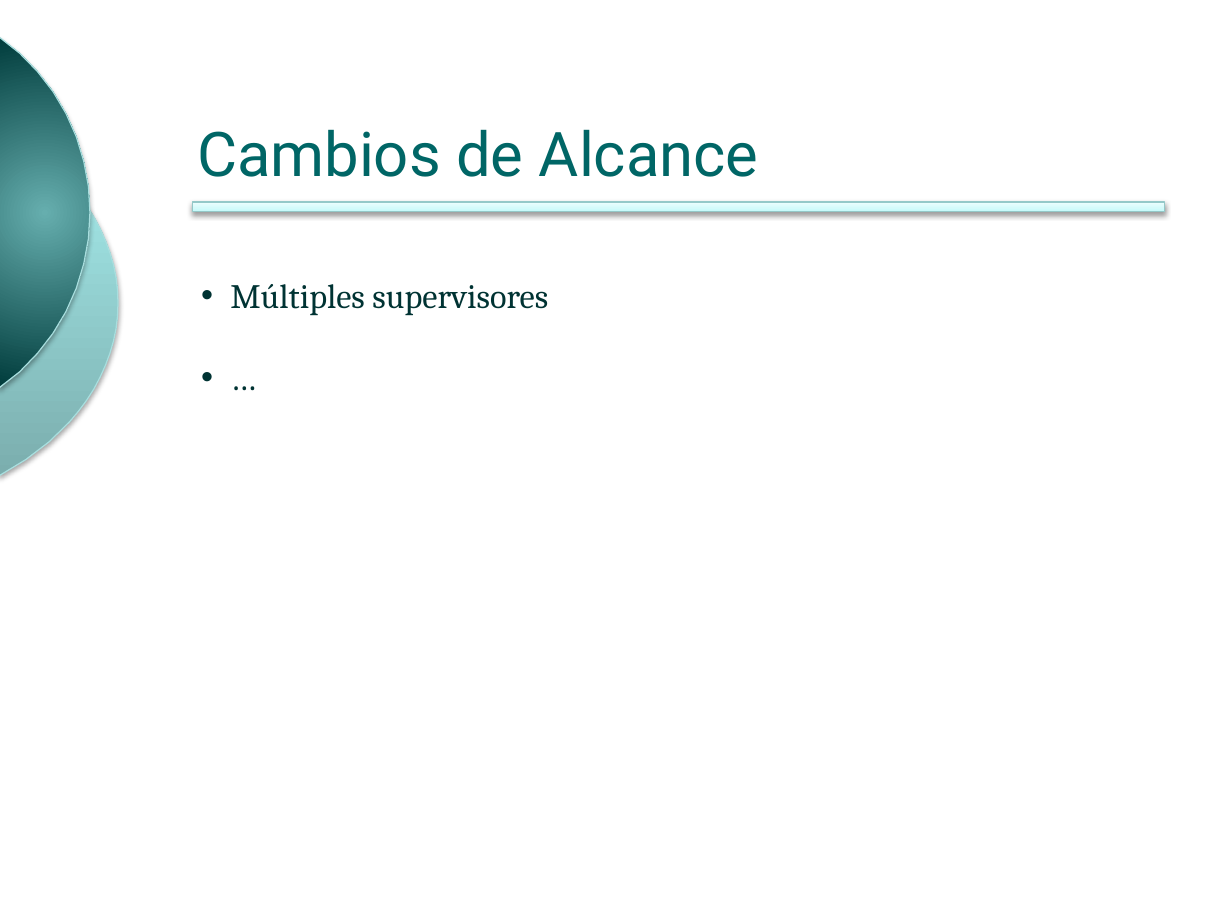
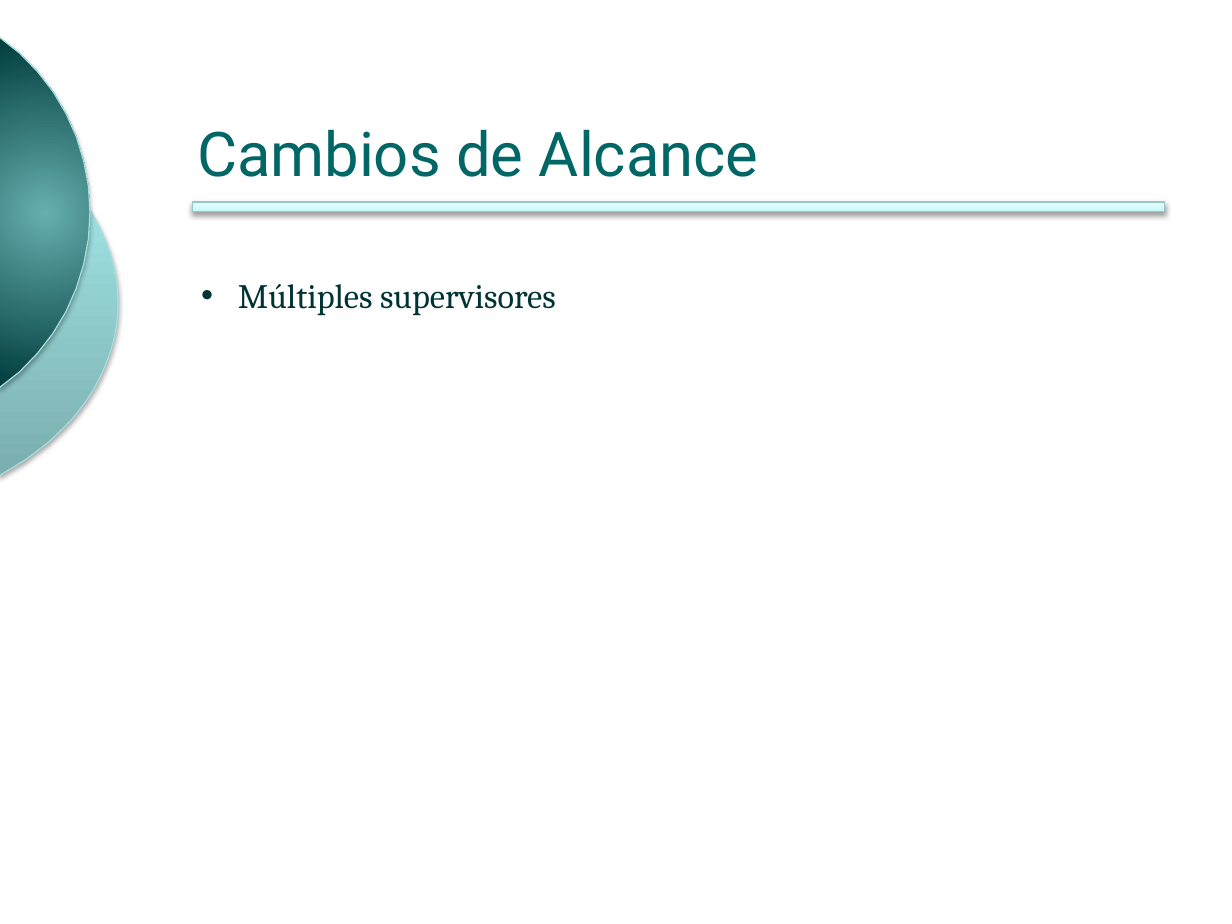
Before and after one commit to ingevy/taller-desarrollo-proyectos-ii-2do-2010, a slide deck: slide 12 of presentations/presentacionFinal.pptx (slide 10 before the commit). Drawn at 1232x924 pixels with LibreOffice and Linux fonts; fonts in the diff are those of the drawing; background and template pictures are left out. Boxes give left, top, right and bottom in pixels: in the first picture for what was removed or moved away, otherwise in the second. Text is boxed around its words. In the diff, an @@ line names an element or a change of style, - is before the commit and + after.

```diff
--- a/presentations/presentacionFinal.pptx
+++ b/presentations/presentacionFinal.pptx
@@ text at (238,284,556,316): paragraph removed @@
-• …
```
Also in this commit, not shown: 3 other slides changed, 2 slides added, 1 slide removed, 2 other files.
